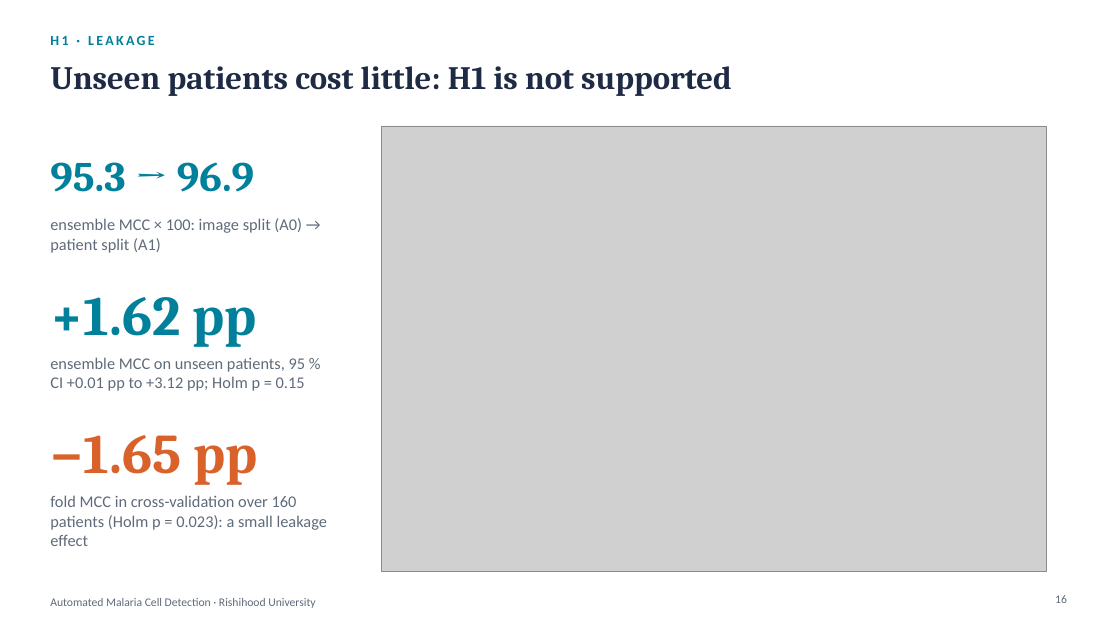
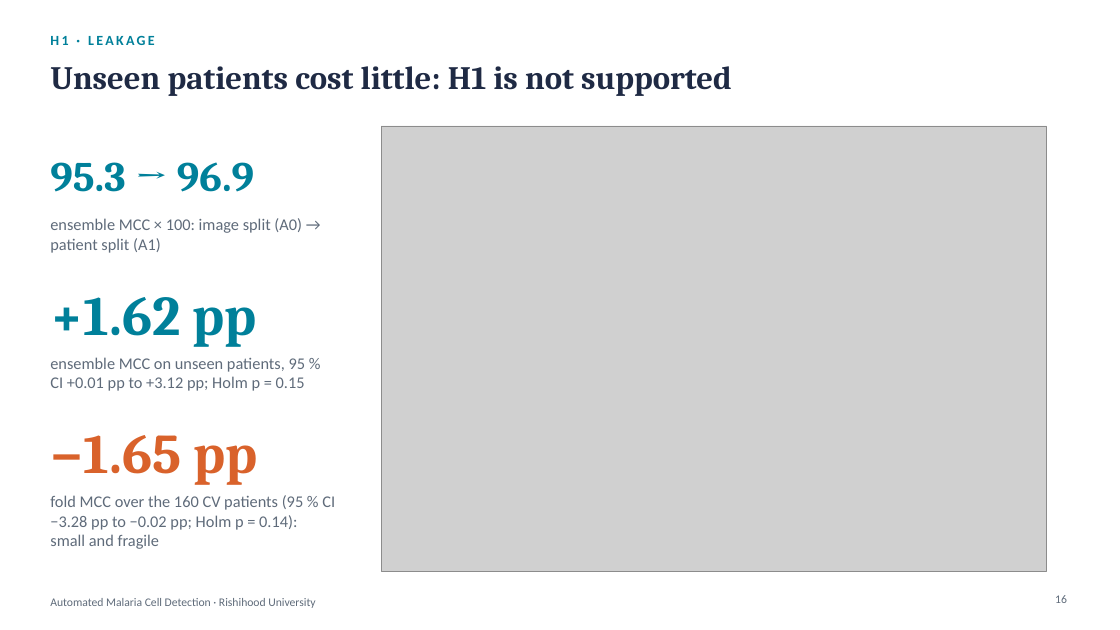
Before and after one commit to amathziah/malaria-detection, a slide deck: slide 16 of slides/Malaria_Phase3_Final.pptx. Drawn at 1120x630 pixels with LibreOffice and Linux fonts; fonts in the diff are those of the drawing; grey boxes stand for pictures. Boxes give left, top, right and bottom in pixels: in the first picture for what was removed or moved away, otherwise in the second. Text is boxed around its words. In the diff, an @@ line names an element or a change of style, - is before the commit and + after.

```diff
--- a/slides/Malaria_Phase3_Final.pptx
+++ b/slides/Malaria_Phase3_Final.pptx
@@ text at [50, 495, 335, 549]: text changed @@
-fold MCC in cross-validation over 160 patients (Holm p = 0.023): a small leakage effect
+fold MCC over the 160 CV patients (95 % CI −3.28 pp to −0.02 pp; Holm p = 0.14): small and fragile
```
Also in this commit, not shown: 7 other slides changed, 2 slides added, 5 other files.
